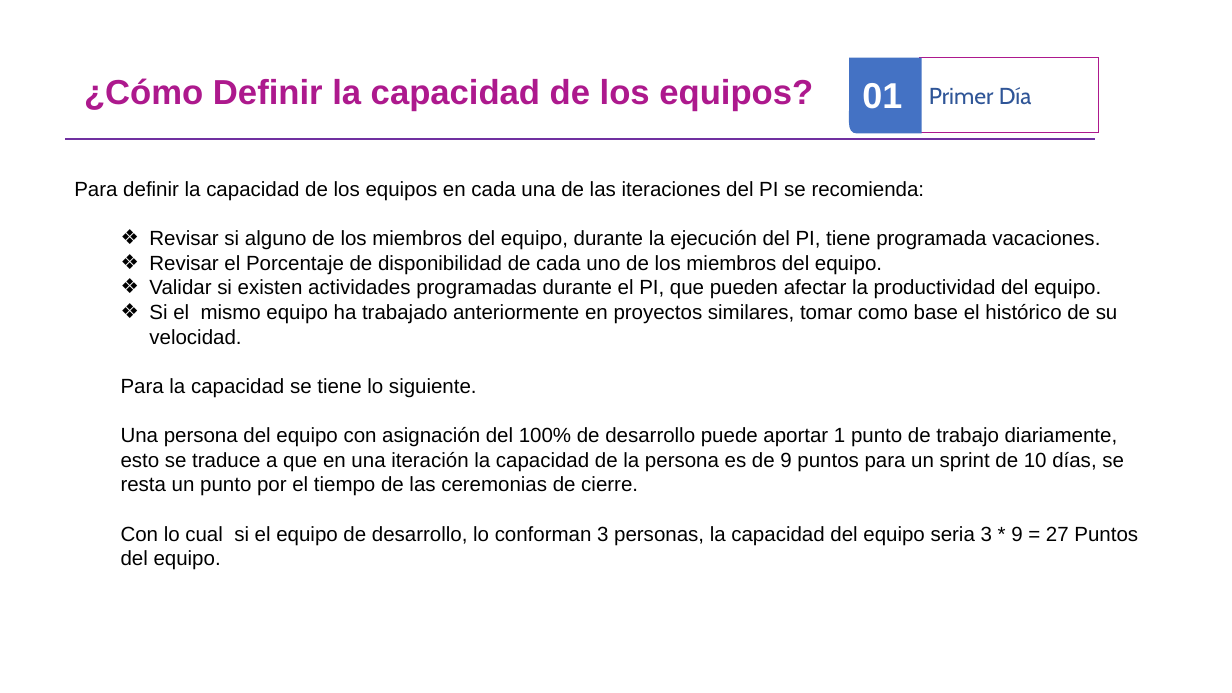
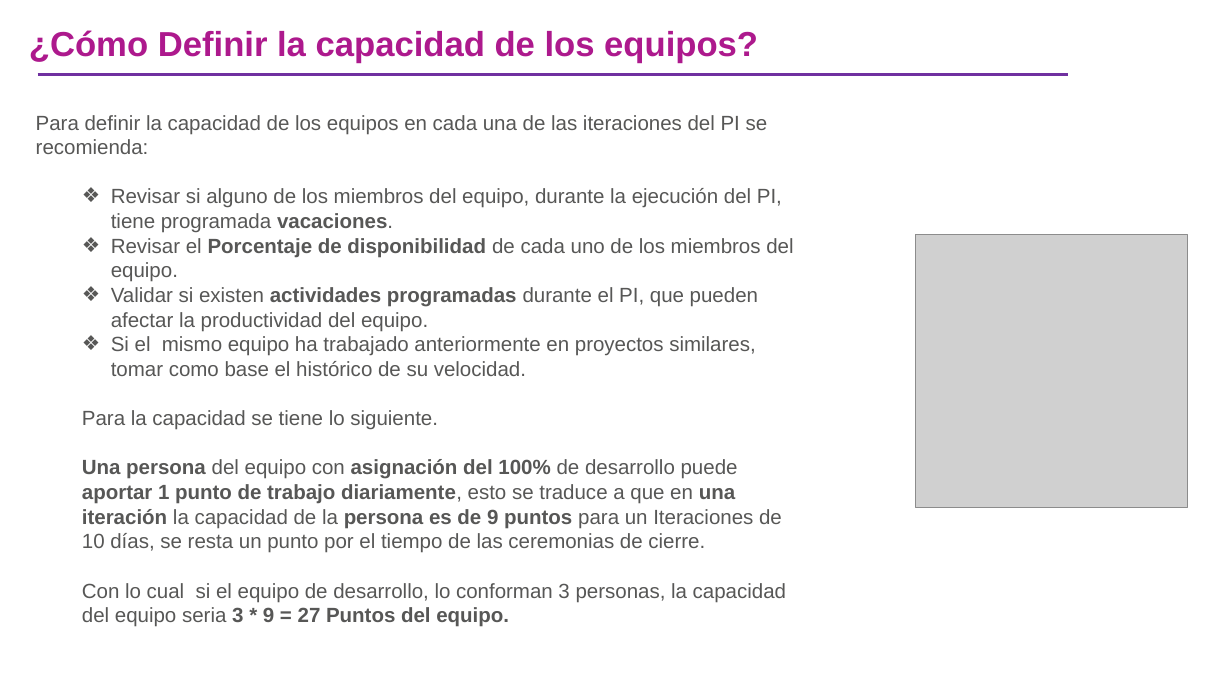
Before and after one commit to omesan/Agile, a slide deck: slide 21 of Stefanini/Stefanini.Clientes/Stefanini.Cliente.Experian/Guia PIPlanning _ExperianV1.0.pptx (slide 14 before the commit). Drawn at 1232x693 pixels with LibreOffice and Linux fonts; fonts in the diff are those of the drawing; grey boxes stand for pictures; background and template pictures are left out. Boxes give left, top, right and bottom in pixels: in the first picture for what was removed or moved away, otherwise in the second. Text is boxed around its words. In the diff, an @@ line names an element or a change of style, - is before the commit and + after.

```diff
--- a/Stefanini/Stefanini.Clientes/Stefanini.Cliente.Experian/Guia PIPlanning _ExperianV1.0.pptx
+++ b/Stefanini/Stefanini.Clientes/Stefanini.Cliente.Experian/Guia PIPlanning _ExperianV1.0.pptx
@@ text "¿Cómo Definir la capacidad de ...": place and size @@
-text "¿Cómo Definir la capacidad de ..." at box(84, 78, 813, 111)
+text "¿Cómo Definir la capacidad de ..." at box(29, 30, 758, 63)
@@ freeform shape removed at box(849, 57, 921, 133) @@
@@ rectangle removed at box(920, 57, 1099, 132) @@
-Primer Día
@@ line moved from (66, 139) - (1095, 139) to (38, 75) - (1067, 75) @@
@@ text removed at box(862, 83, 902, 109) @@
-01
@@ text "Para definir la capacidad de ...": place and size @@
-text "Para definir la capacidad de ..." at box(74, 181, 1138, 570)
+text "Para definir la capacidad de ..." at box(36, 115, 793, 627)
@@ text at box(36, 115, 793, 627): text colour #000000 to #575756 in "Para definir la capacidad de los equipos ...", "Revisar si alguno de los miembros del ...", "Revisar el Porcentaje de disponibilidad de cada ...", "Validar si existen actividades programadas durante el ..." and 3 more places; bold on in "vacaciones.", "Porcentaje de disponibilidad", "actividades programadas", "3 * 9 = 27 Puntos del ..." @@
@@ picture added at box(916, 235, 1189, 507) @@
@@ text at box(82, 459, 782, 553): text changed; text colour #000000 to #575756 @@
-  Una persona del equipo con asignación del 100% de desarrollo puede aportar 1 punto de trabajo diariamente, esto se traduce a que en una iteración la capacidad de la persona es de 9 puntos para un sprint de 10 días, se resta un punto por el tiempo de las ceremonias de cierre.
+  Una persona del equipo con asignación del 100% de desarrollo puede aportar 1 punto de trabajo diariamente, esto se traduce a que en una iteración la capacidad de la persona es de 9 puntos para un Iteraciones de 10 días, se resta un punto por el tiempo de las ceremonias de cierre.
```
Also in this commit, not shown: 9 other slides changed, 9 slides added, 2 slides removed, 15 other files.
